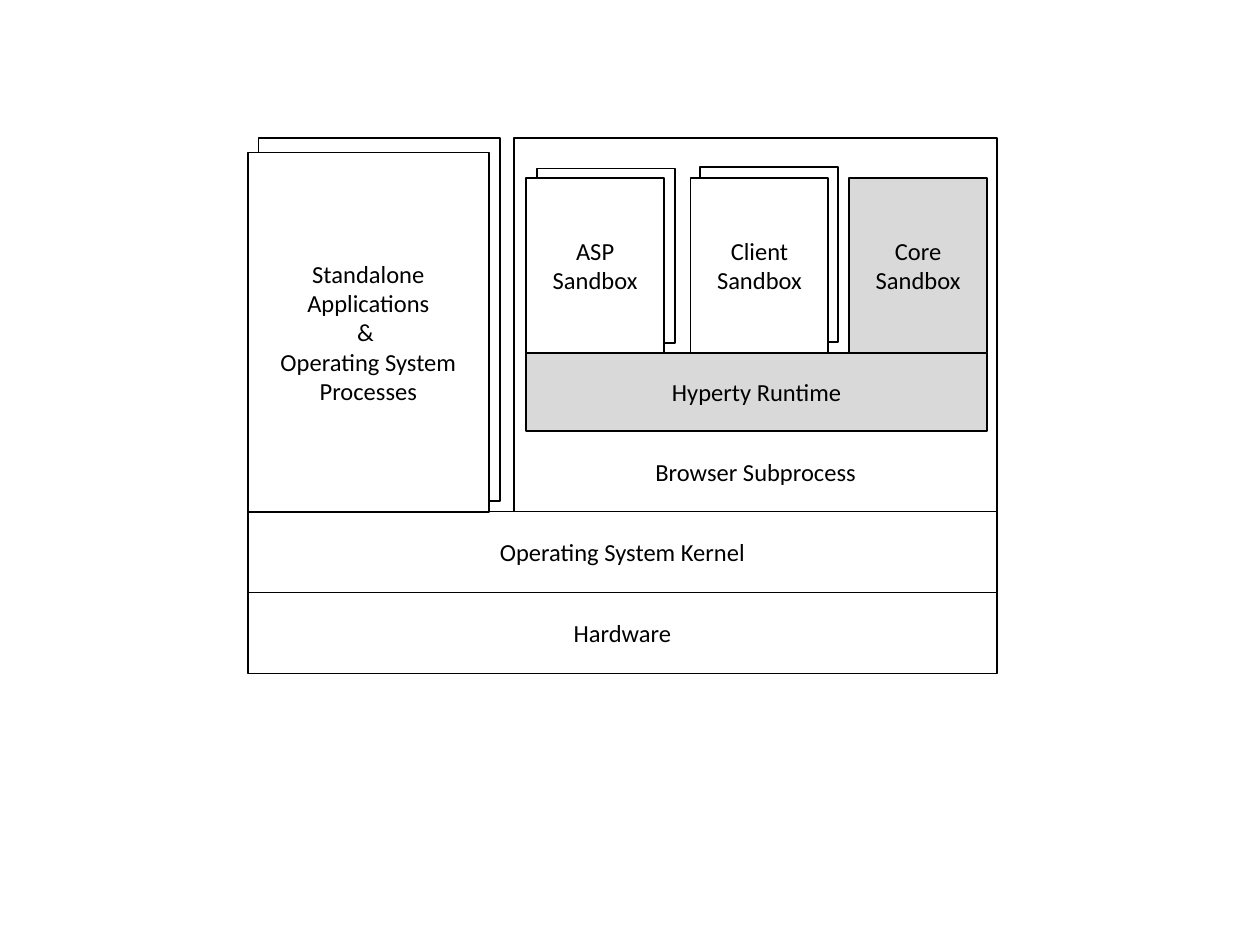
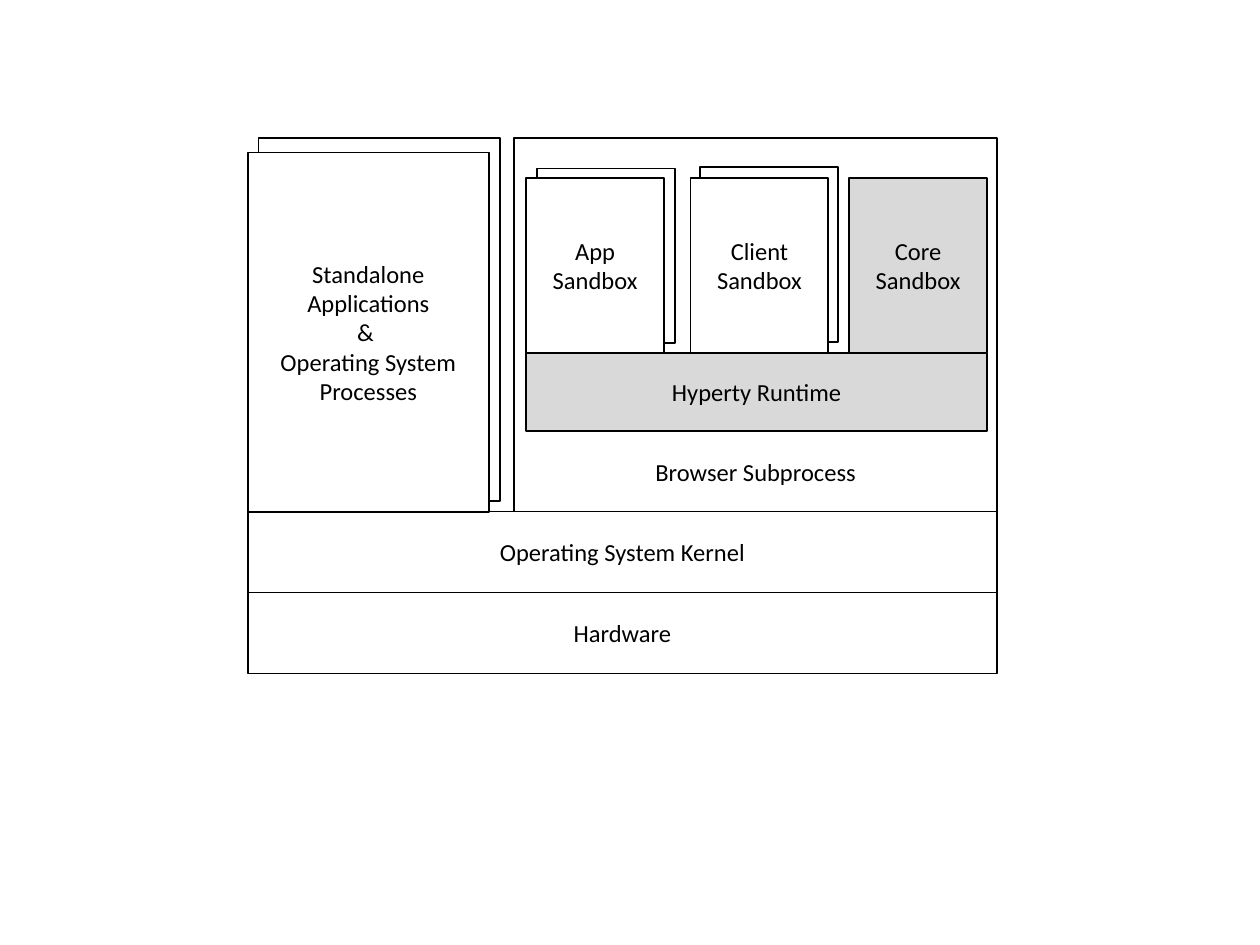
Before and after one commit to reTHINK-project/core-framework, a slide deck: slide 7 of docs/specs/runtime/securityanalysis_figs.pptx (slide 4 before the commit). Drawn at 1260x945 pixels with LibreOffice and Linux fonts; fonts in the diff are those of the drawing. Boxes give left, top, right and bottom in pixels: in the first picture for what was removed or moved away, otherwise in the second. Text is boxed around its words. In the diff, an @@ line names an element or a change of style, - is before the commit and + after.

```diff
--- a/docs/specs/runtime/securityanalysis_figs.pptx
+++ b/docs/specs/runtime/securityanalysis_figs.pptx
@@ text in rectangle at (553,244,638,289): text changed @@
-ASP Sandbox
+App
+Sandbox
```
Also in this commit, not shown: 3 other slides changed, 1 slide added, 4 other files.
